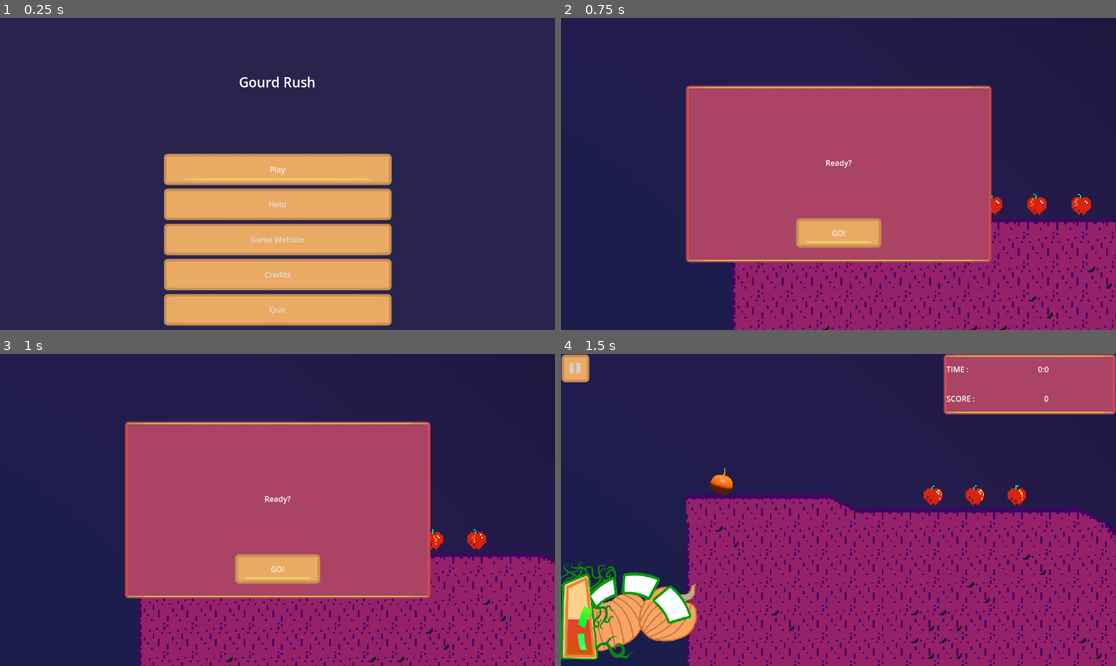
Above: before the commit, frames 1-4 (two rows, left to right).
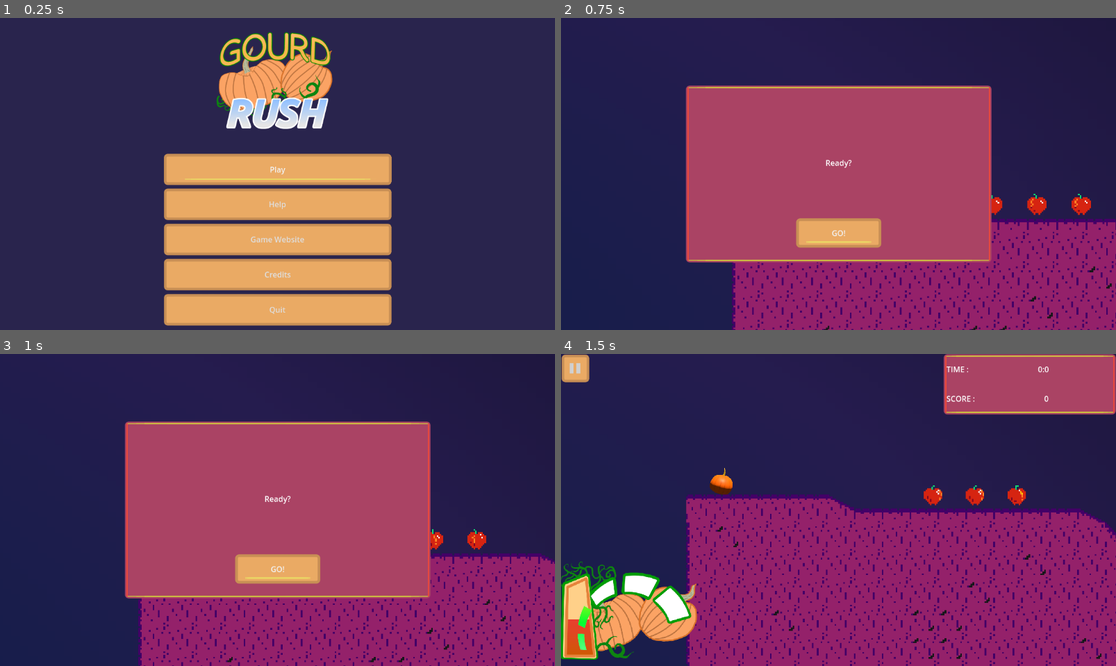
Above: after the commit, the same moments.

Repository: LettucePie/gwj-62-harvest
Game: Godot game, scene res://Play.tscn
The game is run twice, just before and just after one commit, with the same random seed, the same clock (stepped at 60 frames per second) and the same inputs.
Inputs:
- Up to frame 1 (0.25 s): no input
- Up to frame 2 (0.75 s): click "Play" at 0.5 s
- Up to frame 3 (1 s): no input
- Up to frame 4 (1.5 s): click "GO!" at 1.25 s

The runs differ from the first frame. In frame 1, 4.7% of the frame differs, in the area x 39-60%, y 4-36%; in frame 2, nothing differs; in frame 3, nothing differs; in frame 4, nothing differs.

Commit message:
Added Banner/Cover image

Diff:
--- a/menus/main_menu.tscn
+++ b/menus/main_menu.tscn
@@ -1,9 +1,10 @@
-[gd_scene load_steps=6 format=3 uid="uid://chkianxdawnj0"]
+[gd_scene load_steps=7 format=3 uid="uid://chkianxdawnj0"]
 
 [ext_resource type="Script" path="res://menus/main_menu.gd" id="1_0v7hf"]
 [ext_resource type="Theme" uid="uid://vi4vba5f6fdc" path="res://menus/pumpkin_style.tres" id="1_tlia2"]
 [ext_resource type="PackedScene" uid="uid://cg2uer2c3ev7" path="res://menus/help_menu.tscn" id="2_erruw"]
 [ext_resource type="Texture2D" uid="uid://5db6ysg5pooi" path="res://jam-banner.png" id="3_1q2qc"]
+[ext_resource type="Texture2D" uid="uid://du72v8s2bnv56" path="res://art/ui/cover_no_bg.png" id="3_6g6rs"]
 
 [sub_resource type="LabelSettings" id="LabelSettings_c1fpu"]
 font_size = 28
@@ -27,14 +28,19 @@
 grow_vertical = 2
 
 [node name="title" type="TextureRect" parent="."]
+texture_filter = 2
 layout_mode = 1
 anchors_preset = -1
 anchor_right = 1.0
 anchor_bottom = 0.412
 offset_bottom = 0.0239868
 grow_horizontal = 2
+texture = ExtResource("3_6g6rs")
+expand_mode = 1
+stretch_mode = 5
 
 [node name="title_text" type="Label" parent="."]
+visible = false
 layout_mode = 1
 anchors_preset = -1
 anchor_right = 1.0
Binary file added: art/ui/cover.png
Not shown, added: art/ui/cover.png.import
Binary file added: art/ui/cover_no_bg.png
Not shown, added: art/ui/cover_no_bg.png.import
Not shown, added: art/ui/cover.kra
Not shown, added: art/ui/cover.kra~
